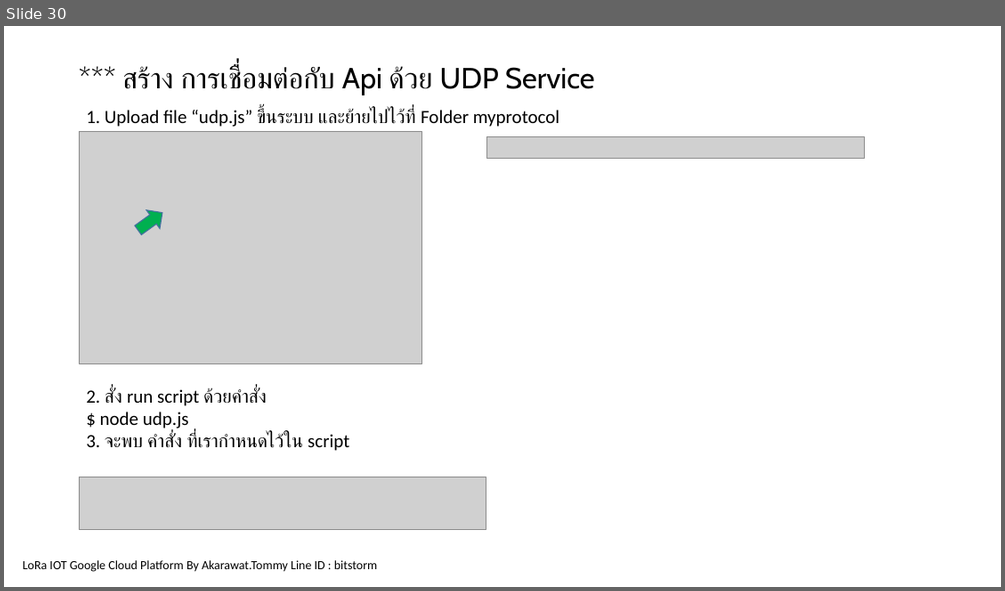
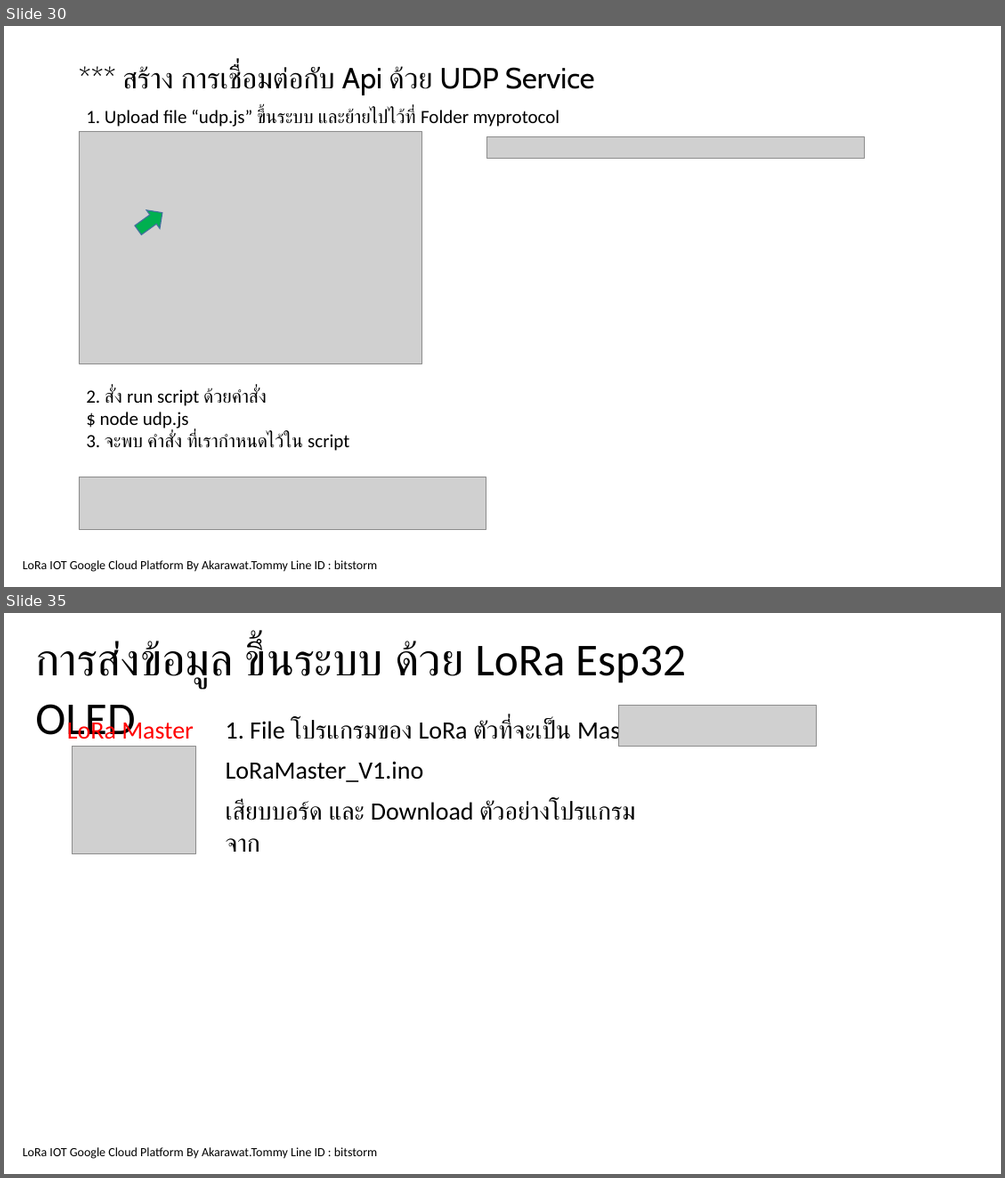
Before and after one commit to akarawat/GCPLoRaTraining, a slide deck: Documents/LoRaIOTGoogleCoudPlatform.pptx. Shown one above the other, each under a label of ours: slide 30 before the commit, slides 30 and 35 after it; the slides between them are not shown. The pictures are 1005x591 and 1005x1178 pixels, drawn with LibreOffice and Linux fonts; fonts in the diff are those of the drawing; grey boxes stand for pictures; background and template pictures are left out. Boxes give left, top, right and bottom in pixels: in the first picture for what was removed or moved away, otherwise in the second. Text is boxed around its words. In the diff, an @@ line names an element or a change of style, - is before the commit and + after.

```diff
--- a/Documents/LoRaIOTGoogleCoudPlatform.pptx
+++ b/Documents/LoRaIOTGoogleCoudPlatform.pptx
@@ slide 35 added at <box>4,613,1001,1174</box>, background picture (left out); not listed: 1 template element that a slide beside it also shows @@
@@ text added at <box>35,640,686,688</box>, 44 pt, text #000000 @@
+การส่งข้อมูล ขึ้นระบบ ด้วย LoRa Esp32 OLED
@@ text added at <box>67,718,194,739</box>, 24 pt, text #FF0000 @@
+LoRa Master
@@ text added at <box>226,718,649,820</box>, 24 pt, text #000000 @@
+1. File โปรแกรมของ LoRa ตัวที่จะเป็น Master
+LoRaMaster_V1.ino
+เสียบบอร์ด และ Download ตัวอย่างโปรแกรมจาก
@@ picture added at <box>619,705,816,746</box> @@
@@ picture added at <box>72,747,196,854</box> @@
```
Also in this commit, not shown: 1 slide changed, 4 other slides added, 2 other files.
